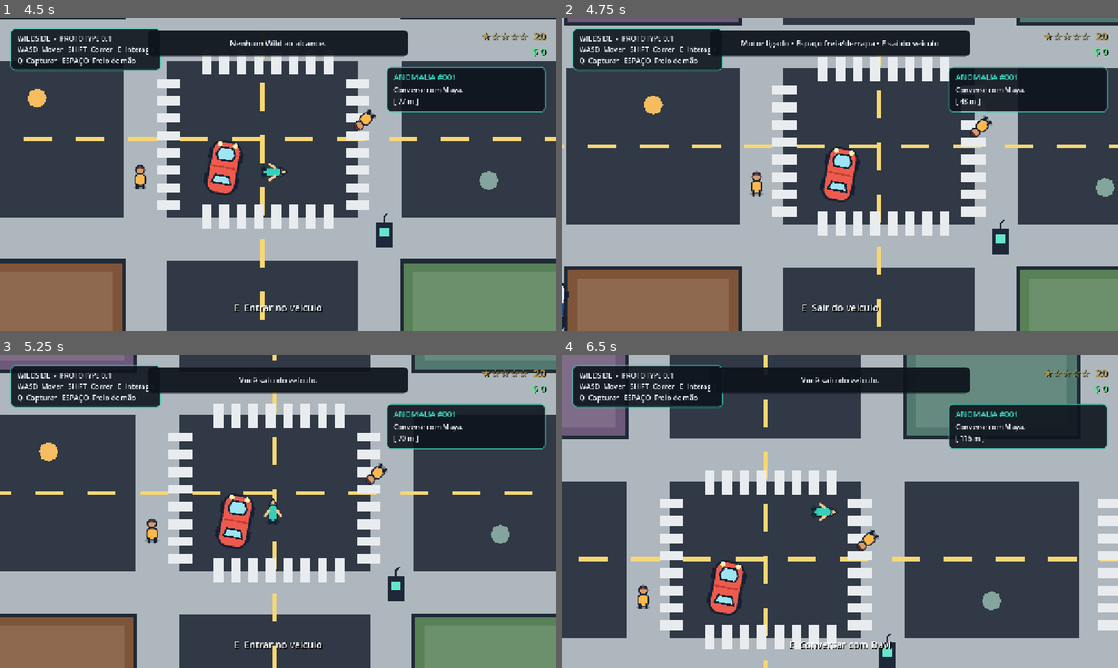
Above: before the commit, frames 1-4 (two rows, left to right).
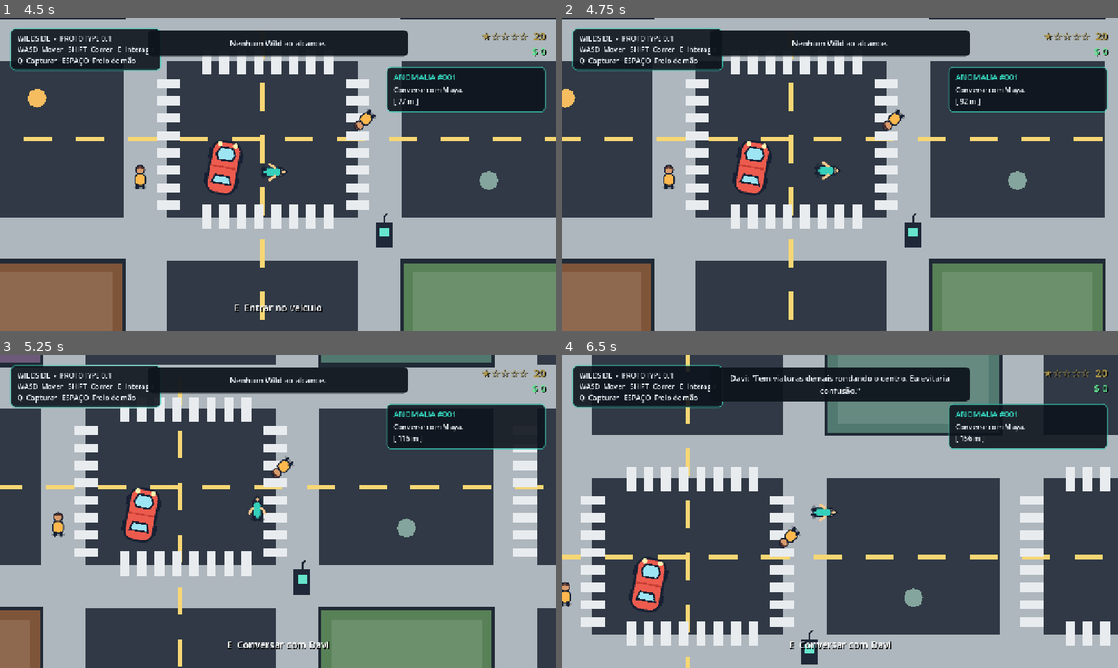
Above: after the commit, the same moments.

Repository: MiguelAlmeidaJ/Wildside
Game: Godot game, scene res://main.tscn
Two runs of this game, one before a commit and one after it. Both use one fixed random seed, a clock stepped at 60 frames per second and the inputs below.
Inputs (mouse positions are in pixels of both pictures, inside the frame that each line leads up to):
- Up to frame 1 (4.5 s): move the mouse to (250, 237) at 0.52 s; hold E (interact) 0.53-1.28 s; hold W (move_up) 0.53-2.03 s; click (250, 237) at 0.67 s; move the mouse to (444, 221) at 1.27 s; tap Q (capture) at 1.35, 4.35 s; tap E (interact) at 1.55, 3.05 s; move the mouse to (111, 127) at 2.02 s; hold E (interact) 2.03-2.78 s; hold A (move_left) 2.03-3.53 s; move the mouse to (305, 174) at 2.77 s; tap Shift (run) at 2.85 s; click (305, 174) at 2.92 s; move the mouse to (194, 96) at 3.52 s; hold Space (brake) 3.53-4.28 s; hold E (interact) 3.53-4.28 s; move the mouse to (400, 158) at 4.27 s; hold D (move_right) from 4.28 s (still down)
- Up to frame 2 (4.75 s): keep holding D (move_right); tap E (interact) at 4.55 s
- Up to frame 3 (5.25 s): move the mouse to (166, 527) at 5.02 s; release D (move_right) at 5.03 s; hold W (move_up) from 5.03 s (still down); hold E (interact) from 5.03 s (still down); click (166, 527) at 5.17 s
- Up to frame 4 (6.5 s): move the mouse to (895, 442) at 5.77 s; release W (move_up) at 5.78 s; release E (interact) at 5.78 s; hold D (move_right) from 5.78 s (still down); tap Shift (run) at 5.85 s; tap E (interact) at 6.05 s

Frame 1 is identical in both runs. In frame 2, 40% of the frame differs, in the area x 0-100%, y 0-100%; in frame 3, 43%; in frame 4, 43%.

Commit message:
Prevent player sticking to parked cars

Diff:
--- a/scripts/vehicles/car.gd
+++ b/scripts/vehicles/car.gd
@@ -10,6 +10,7 @@
 
 @onready var vehicle_camera: Camera2D = $Camera2D
 @onready var engine_player: AudioStreamPlayer2D = $EngineSound
+@onready var parked_blocker_shape: CollisionShape2D = $ParkedBlocker/CollisionShape2D
 
 var driver
 var current_speed := 0.0
@@ -24,6 +25,7 @@
 	add_to_group("interactable")
 	add_to_group("player_vehicle")
 	durability = maximum_durability
+	_set_parked_collision(true)
 	_setup_engine_audio()
 
 
@@ -78,6 +80,7 @@
 func interact(player: CharacterBody2D) -> void:
 	if is_instance_valid(driver) or durability <= 0.0:
 		return
+	_set_parked_collision(false)
 	driver = player
 	if illegal_to_take and not was_taken:
 		was_taken = true
@@ -97,9 +100,18 @@
 	var exiting_driver = driver
 	driver = null
 	current_speed = 0.0
+	velocity = Vector2.ZERO
 	vehicle_camera.enabled = false
 	vehicle_camera.position = Vector2.ZERO
+	_set_parked_collision(true)
 	exiting_driver.call("leave_vehicle", self, exit_position)
+
+
+func _set_parked_collision(parked: bool) -> void:
+	# O carro estacionado usa um StaticBody2D separado. Isso mantém o veículo
+	# sólido para o player sem colocar dois CharacterBody2D se empurrando.
+	collision_layer = 0 if parked else 4
+	parked_blocker_shape.set_deferred("disabled", not parked)
 
 
 func apply_damage(amount: float) -> void:
